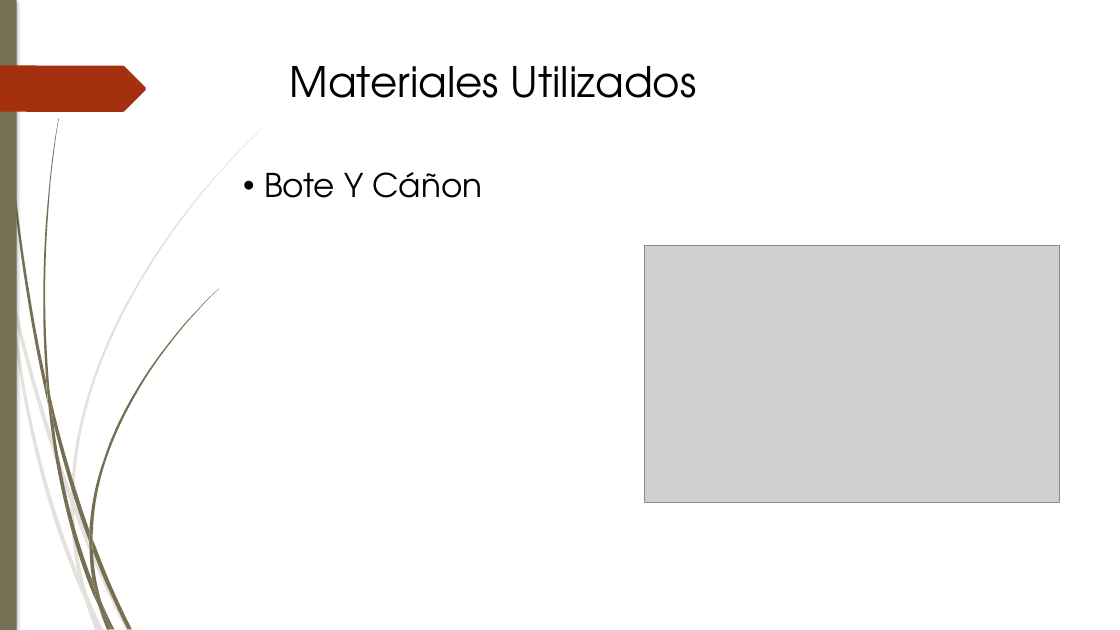
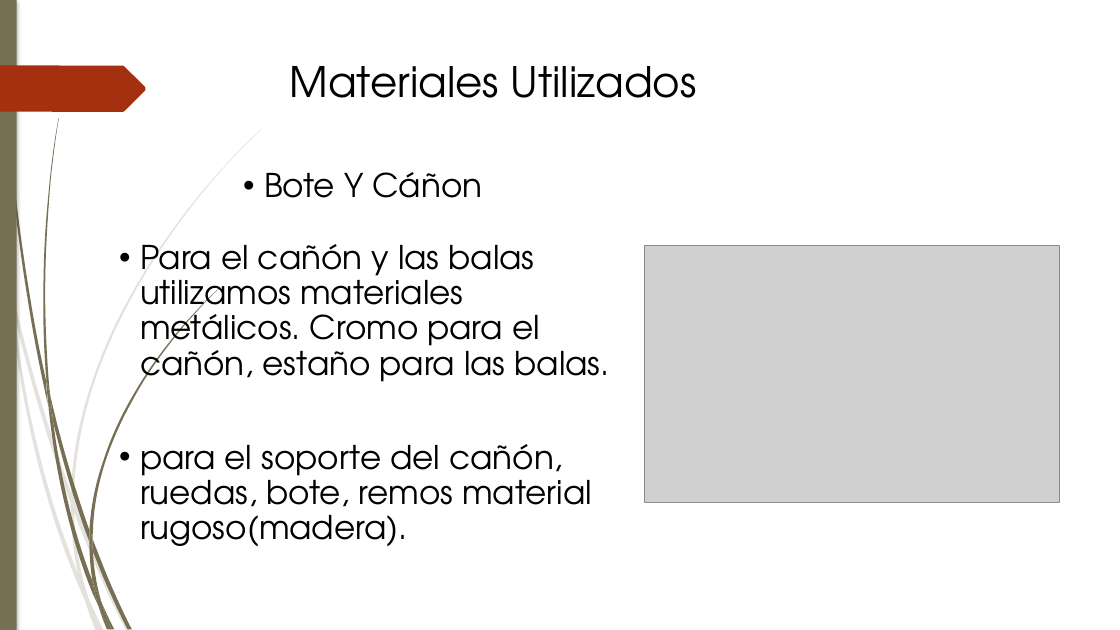
Before and after one commit to Barbmatt/Proyecto2, a slide deck: slide 13 of Presentación/Presentacion Proyecto 2.pptx. Drawn at 1120x630 pixels with LibreOffice and Linux fonts; fonts in the diff are those of the drawing; grey boxes stand for pictures. Boxes give left, top, right and bottom in pixels: in the first picture for what was removed or moved away, otherwise in the second. Text is boxed around its words. In the diff, an @@ line names an element or a change of style, - is before the commit and + after.

```diff
--- a/Presentación/Presentacion Proyecto 2.pptx
+++ b/Presentación/Presentacion Proyecto 2.pptx
@@ freeform shape at bbox=[71, 129, 262, 501]: outline redrawn @@
@@ text added at bbox=[140, 244, 610, 546], 28 pt, text #000000 @@
+• Para el cañón y las balas utilizamos materiales metálicos. Cromo para el cañón, estaño para las balas.
+• para el soporte del cañón, ruedas, bote, remos material rugoso(madera).
@@ freeform shape at bbox=[89, 289, 218, 539]: outline redrawn @@
```
Also in this commit, not shown: 15 other slides changed, 1 other file.
